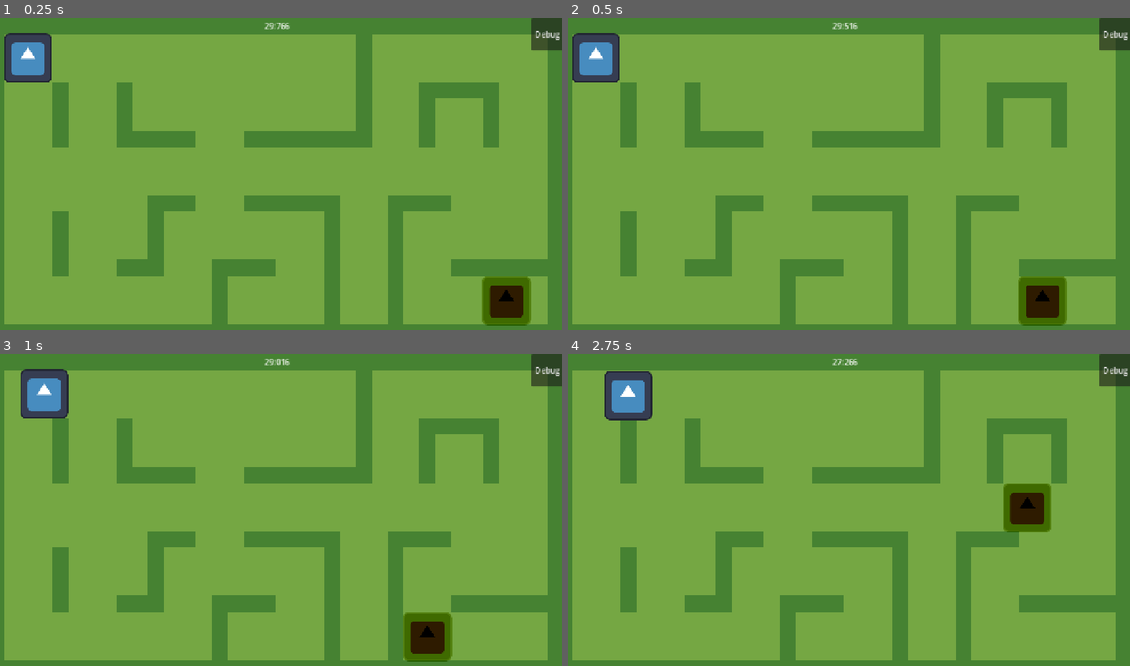
Above: before the commit, frames 1-4 (two rows, left to right).
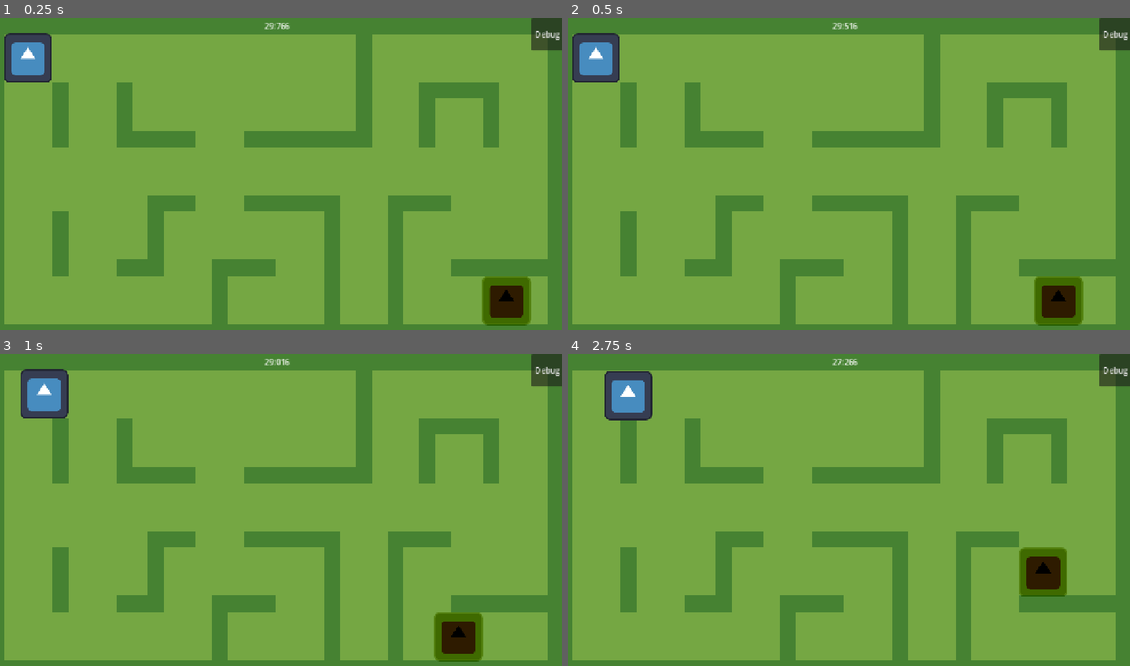
Above: after the commit, the same moments.

Repository: Jacon-ator/4444_Final_Project
Game: Godot game, scene res://level.tscn
The game is run twice, just before and just after one commit, with the same random seed, the same clock (stepped at 60 frames per second) and the same inputs. The engine's default icon, where the game draws it, is replaced by a stand-in: a white triangle on a blue panel in a dark square.
Inputs:
- Up to frame 1 (0.25 s): no input
- Up to frame 2 (0.5 s): no input
- Up to frame 3 (1 s): hold Right (ui_right) from 0.53 s (still down)
- Up to frame 4 (2.75 s): release Right (ui_right) at 1.28 s; hold Down (ui_down) 1.28-2.03 s; hold Right (ui_right) from 2.03 s (still down)

Frame 1 is identical in both runs. In frame 2, 1.3% of the frame differs, in the area x 80-92%, y 82-99%; in frame 3, 2.0%; in frame 4, 2.7%, in the area x 77-89%, y 41-78%.

Commit message:
Bug Fix with Enemy Speed

Diff:
--- a/4444_final_project/enemy.tscn
+++ b/4444_final_project/enemy.tscn
@@ -31,7 +31,7 @@
 debug_path_custom_line_width = 5.0
 
 [node name="Timer" type="Timer" parent="."]
-wait_time = 0.15
+wait_time = 0.2
 autostart = true
 
 [connection signal="timeout" from="Timer" to="." method="_on_timer_timeout"]
--- a/4444_final_project/scripts/level.gd
+++ b/4444_final_project/scripts/level.gd
@@ -4,16 +4,11 @@
 @onready var time_label : Label = $Label
 
 func _ready():
-	# Connect the timer’s timeout signal
 	timer.timeout.connect(_on_LevelTimer_timeout)
-	# If you didn’t enable Autostart, you can start it here:
-	# timer.start()
 
-	# Initialize display right away
 	_update_time_label(timer.time_left)
 
 func _process(delta):
-	# Each frame, update the on‐screen time left
 	_update_time_label(timer.time_left)
 
 func _update_time_label(time_left_sec: float) -> void:
@@ -26,6 +21,4 @@
 	time_label.text = "%02d:%03d" % [seconds, milliseconds]
 
 func _on_LevelTimer_timeout() -> void:
-	# Called when countdown reaches zero
-	# Change to your End Screen scene:
 	get_tree().change_scene_to_file("res://scenes/endscreen.tscn")
Not shown, changed: 4444_final_project/builds/KinchenAiFinal.pck
